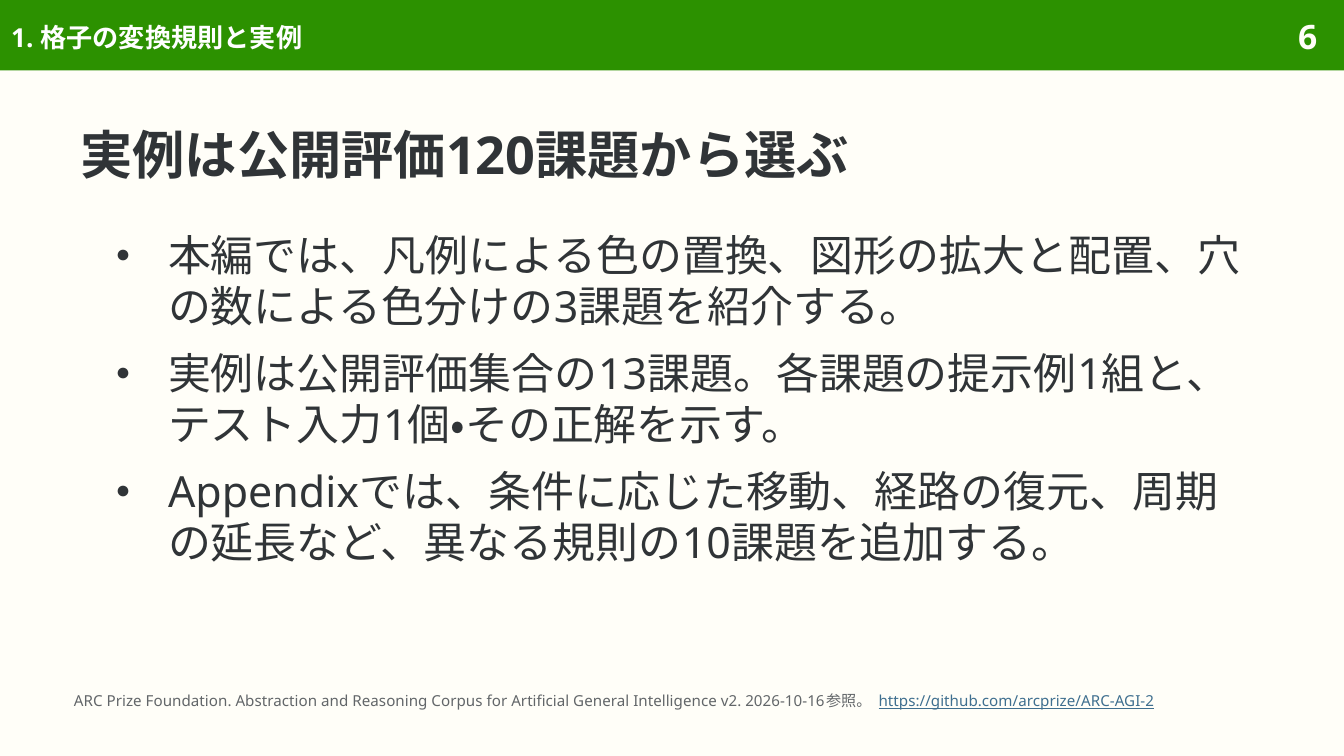
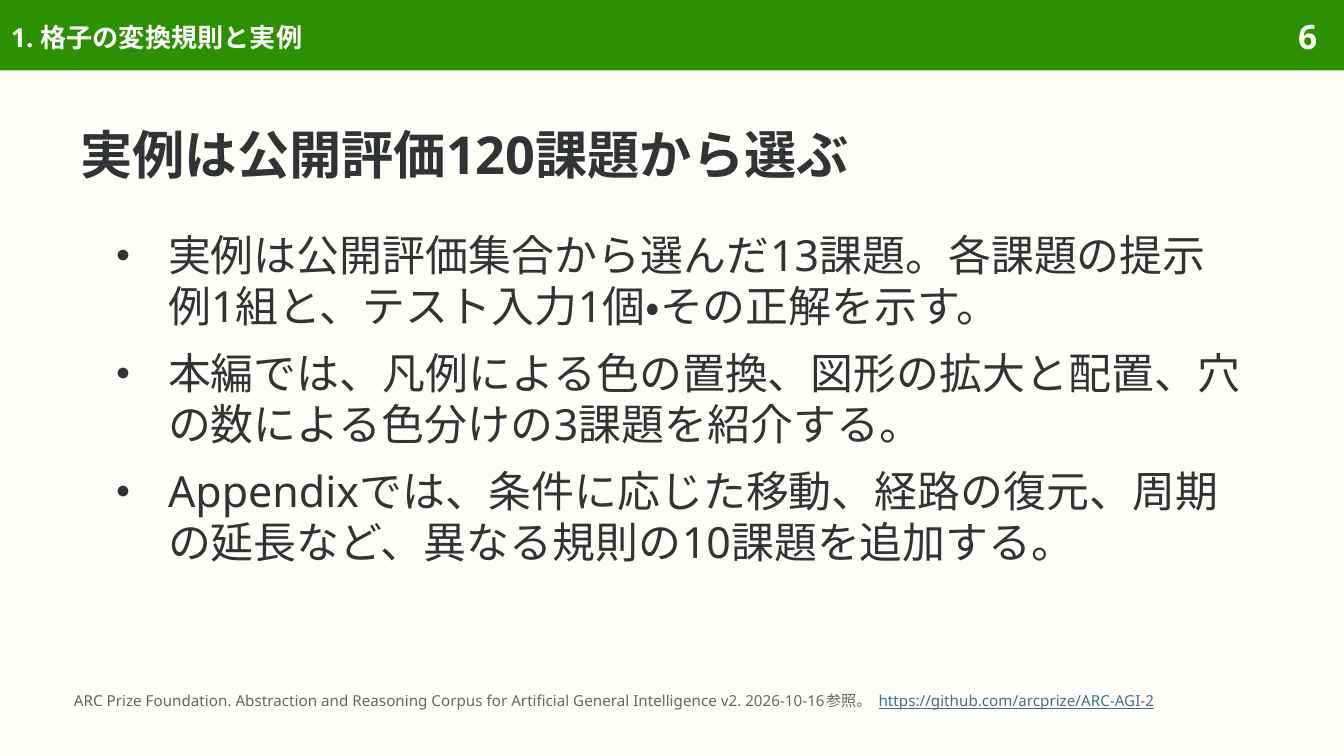
Before and after one commit to sasakiy84/datasets-in-10-minutes, a slide deck: slide 6 of slides/datasets-in-10-minutes-arc-agi-2.pptx. Drawn at 1344x756 pixels with LibreOffice and Linux fonts; fonts in the diff are those of the drawing. Boxes give left, top, right and bottom in pixels: in the first picture for what was removed or moved away, otherwise in the second. Text is boxed around its words. In the diff, an @@ line names an element or a change of style, - is before the commit and + after.

```diff
--- a/slides/datasets-in-10-minutes-arc-agi-2.pptx
+++ b/slides/datasets-in-10-minutes-arc-agi-2.pptx
@@ text at bbox=[168, 234, 1206, 326]: paragraph added @@
+● 実例は公開評価集合から選んだ13課題。各課題の提示例1組と、テスト入力1個・その正解を示す。
@@ text at bbox=[168, 352, 1229, 444]: paragraph removed @@
-● 実例は公開評価集合の13課題。各課題の提示例1組と、テスト入力1個・その正解を示す。
```
Also in this commit, not shown: 21 other slides changed, 7 other files.
